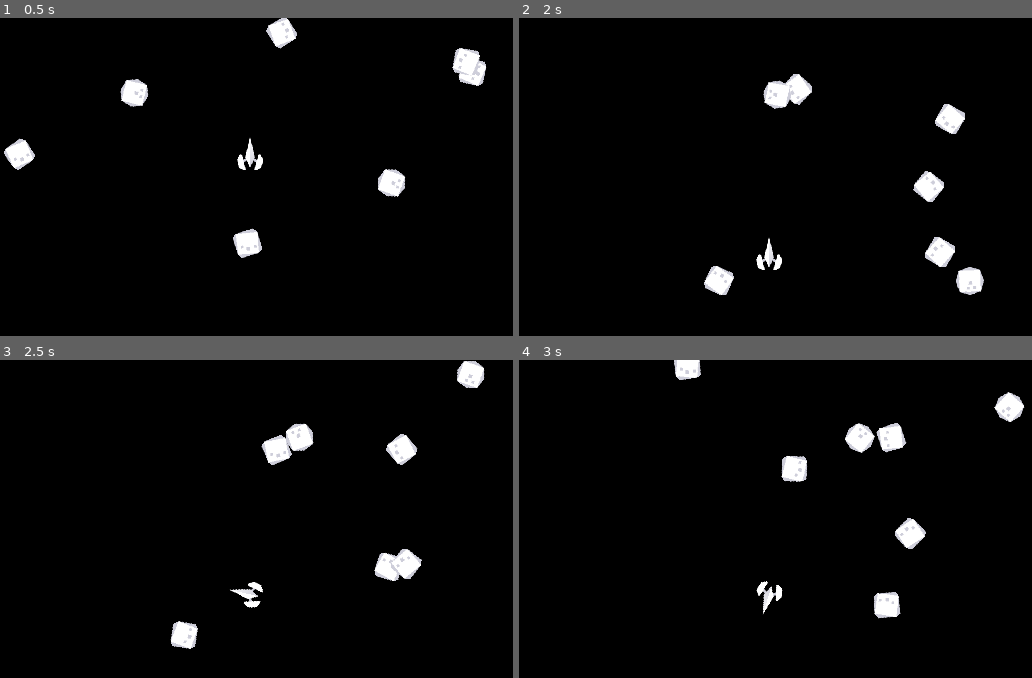
Above: before the commit, frames 1-4 (two rows, left to right).
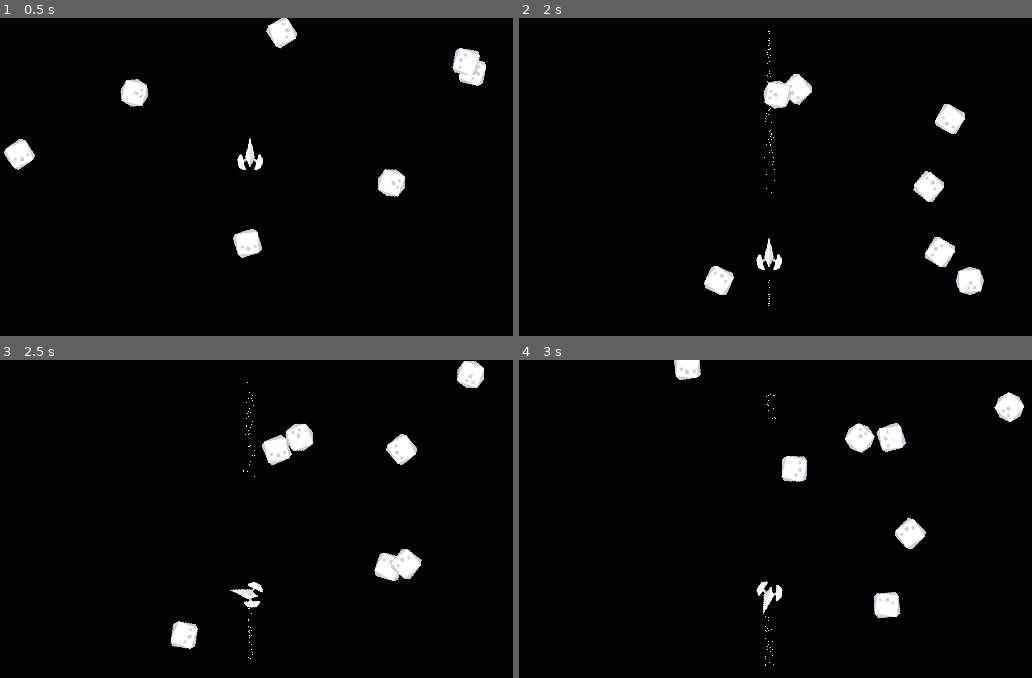
Above: after the commit, the same moments.

Repository: chrissearle/godot_simple_asteroids
Game: Godot game, scene res://World.tscn
Same seed, same stepped clock (60 frames per second), same inputs: the game is played once before the commit and once after it.
Inputs:
- Up to frame 1 (0.5 s): no input
- Up to frame 2 (2 s): tap Enter (ui_accept) at 0.5, 0.77, 1.52 s; hold Up (ui_up) from 0.53 s (still down)
- Up to frame 3 (2.5 s): release Up (ui_up) at 2.03 s; hold Left (ui_left) from 2.03 s (still down)
- Up to frame 4 (3 s): keep holding Left (ui_left)

Frame 1 is identical in both runs. In frame 2, less than 0.1% of the frame differs, in the area x 47-50%, y 4-91%; in frame 3, less than 0.1%; in frame 4, less than 0.1%.

Commit message:
Add rocket exhaust

Diff:
--- a/Player/Player.gd
+++ b/Player/Player.gd
@@ -4,11 +4,15 @@
 const bullet = preload("res://Player/Bullet.tscn")
 
 onready var tip = $Tip
+onready var exhaust = $Exhaust
 
 signal kill
 
 export var speed_max = 200
 export var rotation_max = 3
+
+func _ready():
+	exhaust.emitting = false
 
 func _process(delta):
 
@@ -21,10 +25,14 @@
 	var acceleration = Input.get_action_strength("ui_up")
 
 	if acceleration > 0:
+		exhaust.emitting = true
 		var y = -speed_max * cos(rotation)
 		var x = speed_max * sin(rotation)
 
 		position += Vector2(x, y) * delta
+	else:
+		exhaust.emitting = false
+
 
 	if Input.is_action_just_pressed("ui_select"):
 		var bullet_instance = bullet.instance()
--- a/Player/Player.tscn
+++ b/Player/Player.tscn
@@ -26,4 +26,16 @@
 [node name="Tip" type="Node2D" parent="."]
 position = Vector2( 0, -32 )
 
+[node name="Exhaust" type="CPUParticles2D" parent="."]
+position = Vector2( 0, 13 )
+amount = 250
+lifetime = 1.5
+local_coords = false
+direction = Vector2( 0, 1 )
+spread = 15.0
+gravity = Vector2( 0, 0 )
+initial_velocity = 20.0
+linear_accel = 20.0
+linear_accel_random = 1.0
+
 [connection signal="area_entered" from="." to="." method="_on_Player_area_entered"]
